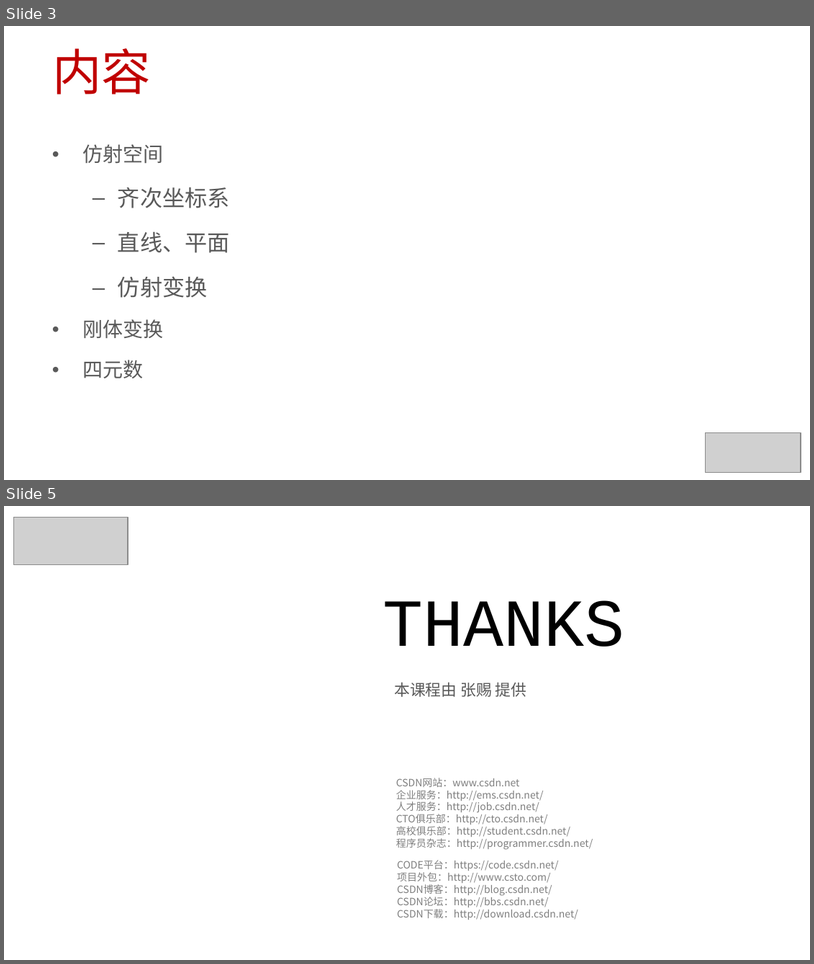
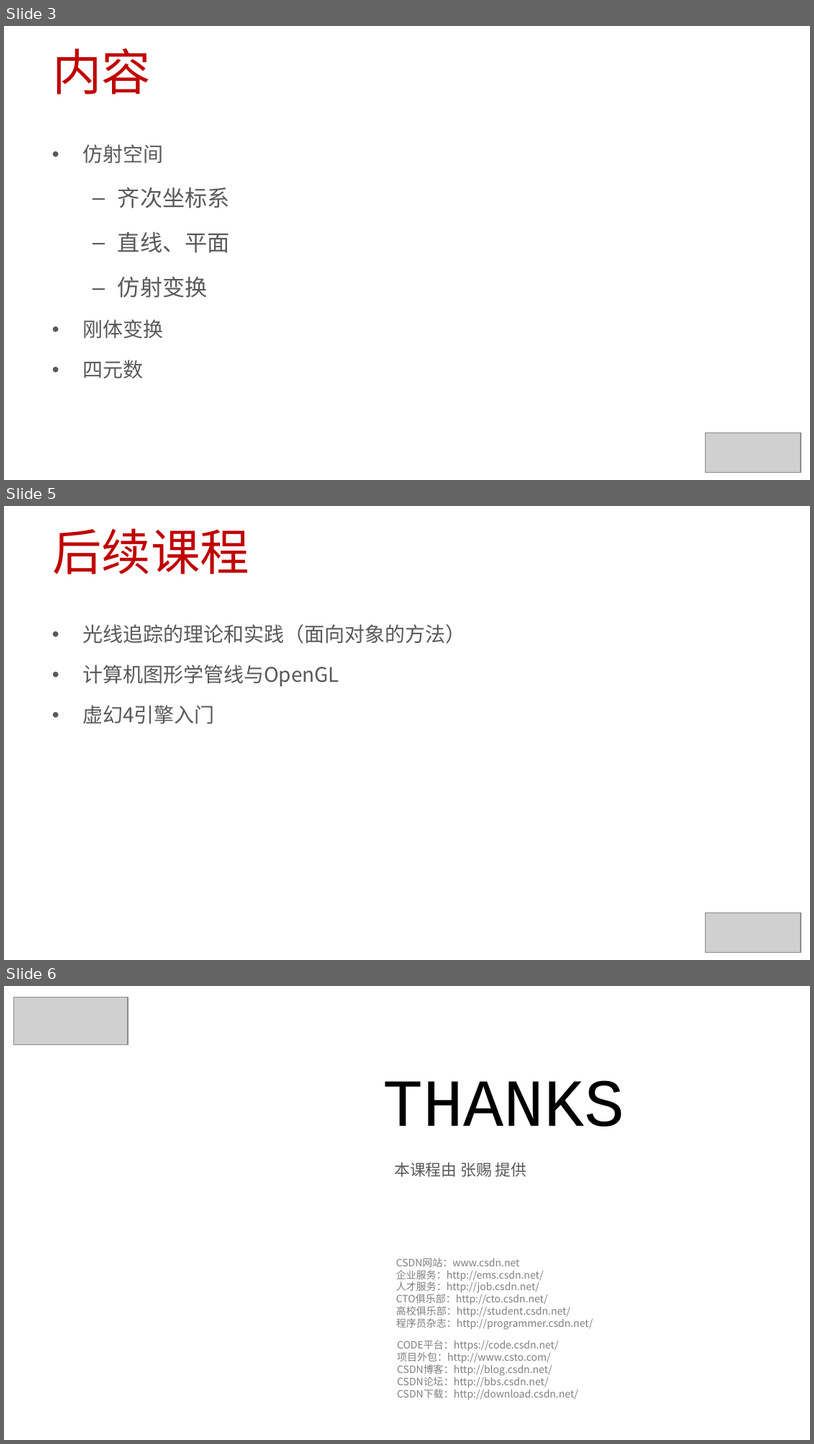
Before and after one commit to 0000duck/ComputerGraphicsBasics, a slide deck: PPT/39_课程总结.pptx. Shown one above the other, each under a label of ours: slides 3 and 5 before the commit, slides 3, 5 and 6 after it; the slides between them are not shown. The pictures are 814x964 and 814x1444 pixels, drawn with LibreOffice and Linux fonts; fonts in the diff are those of the drawing; grey boxes stand for pictures; background and template pictures are left out. Boxes give left, top, right and bottom in pixels: in the first picture for what was removed or moved away, otherwise in the second. Text is boxed around its words. In the diff, an @@ line names an element or a change of style, - is before the commit and + after.

```diff
--- a/PPT/39_课程总结.pptx
+++ b/PPT/39_课程总结.pptx
@@ slide 5 added at box(4, 506, 810, 960), background #FFFFFF @@
@@ title added at box(52, 528, 250, 574), 44 pt, text #C00000 @@
+后续课程
@@ text added at box(82, 624, 466, 723), 18 pt, text #595959 @@
+• 光线追踪的理论和实践（面向对象的方法）
+• 计算机图形学管线与OpenGL
+• 虚幻4引擎入门
@@ picture added at box(705, 912, 801, 952) @@
@@ what was slide 5 is now slide 6 @@
```
Also in this commit, not shown: 1 slide changed, 1 other file.
